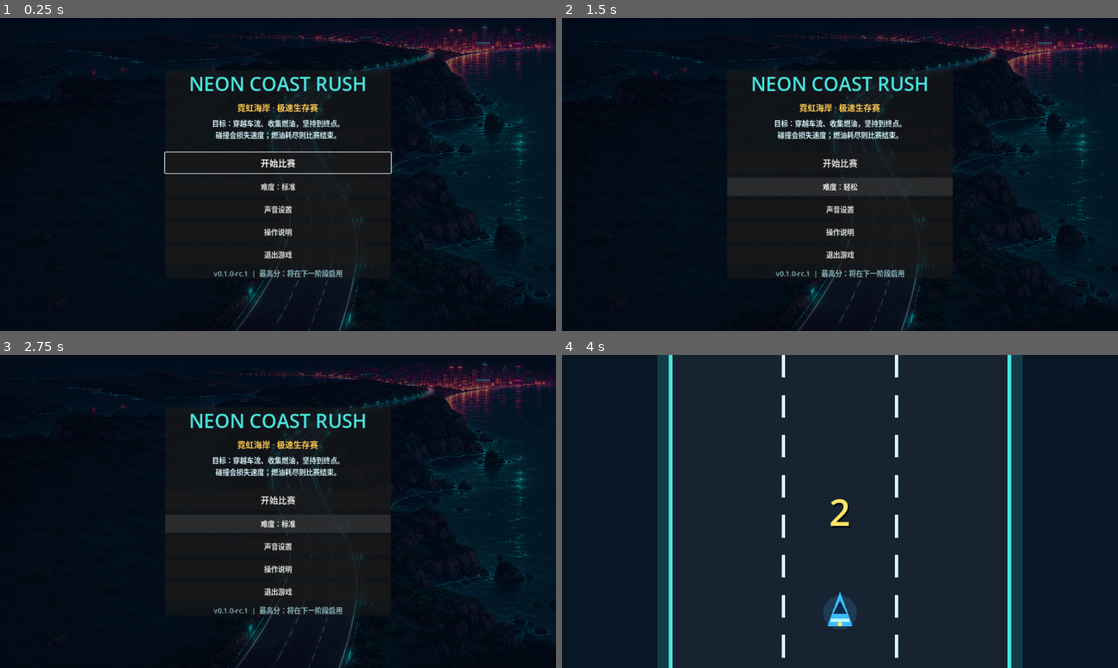
Above: before the commit, frames 1-4 (two rows, left to right).
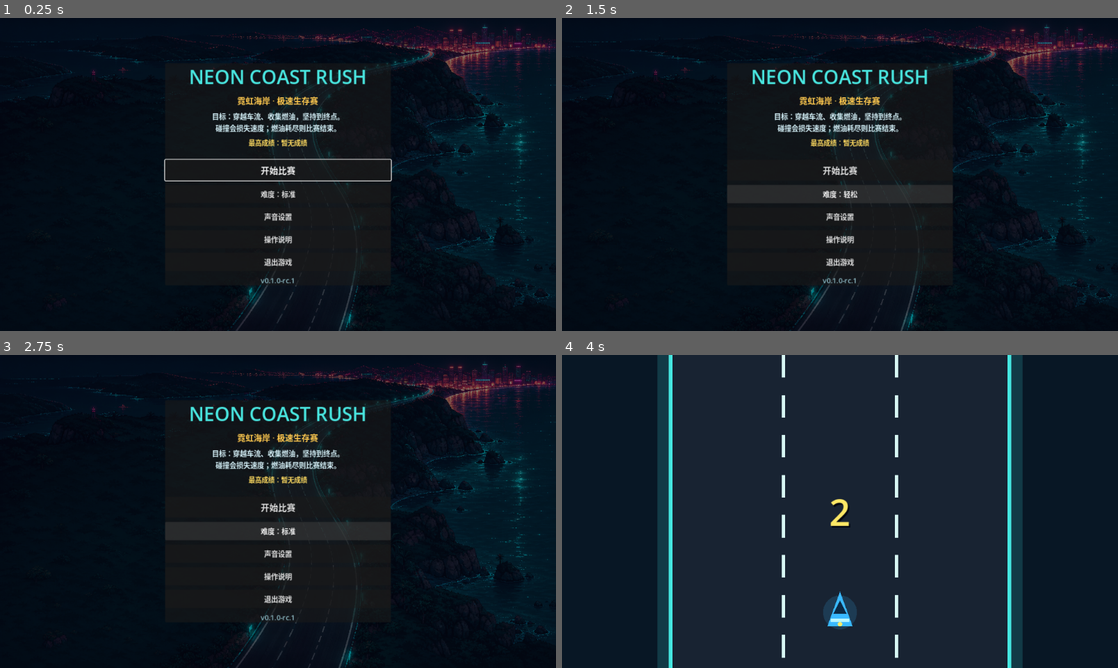
Above: after the commit, the same moments.

Repository: xiejiamincyq/car
Game: Godot game, scene res://scenes/main.tscn
The game is run twice, just before and just after one commit, with the same random seed, the same clock (stepped at 60 frames per second) and the same inputs.
Inputs:
- Up to frame 1 (0.25 s): no input
- Up to frame 2 (1.5 s): click "难度：标准" at 0.5 s; click "难度：困难" at 1.25 s
- Up to frame 3 (2.75 s): click "难度：轻松" at 2 s
- Up to frame 4 (4 s): click "开始比赛" at 2.75 s; tap Enter at 3.5 s; hold Right (steer_right) from 3.53 s (still down)

The runs differ from the first frame. In frame 1, 5.4% of the frame differs, in the area x 29-71%, y 14-86%; in frame 2, 5.4%; in frame 3, 5.4%; in frame 4, nothing differs.

Commit message:
feat: persist personal records and settings

Diff:
--- a/scenes/main.tscn
+++ b/scenes/main.tscn
@@ -160,6 +160,13 @@
 text = "目标：穿越车流、收集燃油，坚持到终点。\n碰撞会损失速度；燃油耗尽则比赛结束。"
 horizontal_alignment = 1
 
+[node name="BestScores" type="Label" parent="CanvasLayer/TitleScreen/Center/Card/Content"]
+layout_mode = 2
+theme_override_colors/font_color = Color(1, 0.86, 0.38, 1)
+theme_override_font_sizes/font_size = 15
+text = "最高成绩：暂无成绩"
+horizontal_alignment = 1
+
 [node name="Spacer" type="Control" parent="CanvasLayer/TitleScreen/Center/Card/Content"]
 custom_minimum_size = Vector2(0, 8)
 layout_mode = 2
@@ -193,7 +200,7 @@
 [node name="Version" type="Label" parent="CanvasLayer/TitleScreen/Center/Card/Content"]
 layout_mode = 2
 theme_override_colors/font_color = Color(0.55, 0.72, 0.76, 1)
-text = "v0.1.0-rc.1  |  最高分：将在下一阶段启用"
+text = "v0.1.0-rc.1"
 horizontal_alignment = 1
 
 [node name="SettingsScreen" type="Control" parent="CanvasLayer"]
@@ -411,6 +418,14 @@
 text = "本局结束"
 horizontal_alignment = 1
 
+[node name="NewRecord" type="Label" parent="CanvasLayer/ResultScreen/Center/Card/Content"]
+visible = false
+layout_mode = 2
+theme_override_colors/font_color = Color(1, 0.86, 0.25, 1)
+theme_override_font_sizes/font_size = 25
+text = "NEW RECORD"
+horizontal_alignment = 1
+
 [node name="Summary" type="Label" parent="CanvasLayer/ResultScreen/Center/Card/Content"]
 layout_mode = 2
 theme_override_colors/font_color = Color(0.83, 0.94, 0.97, 1)
@@ -418,6 +433,13 @@
 text = "统计"
 horizontal_alignment = 1
 
+[node name="BestScores" type="Label" parent="CanvasLayer/ResultScreen/Center/Card/Content"]
+layout_mode = 2
+theme_override_colors/font_color = Color(1, 0.86, 0.38, 1)
+theme_override_font_sizes/font_size = 15
+text = "最高成绩：暂无成绩"
+horizontal_alignment = 1
+
 [node name="ReplayButton" type="Button" parent="CanvasLayer/ResultScreen/Center/Card/Content"]
 custom_minimum_size = Vector2(0, 46)
 layout_mode = 2
--- a/scripts/main.gd
+++ b/scripts/main.gd
@@ -12,6 +12,8 @@
 const TrackGeometry = preload("res://scripts/track_geometry.gd")
 const RunSeedSequence = preload("res://scripts/run_seed_sequence.gd")
 const FuelSpawnDirector = preload("res://scripts/fuel_spawn_director.gd")
+const SaveStore = preload("res://scripts/save_store.gd")
+const Progression = preload("res://scripts/progression.gd")
 
 const ROAD_MARK_REPEAT_DISTANCE := 92.0
 
@@ -62,6 +64,14 @@
 var confirmation_screen: Control
 var destructive_action := ""
 var submenu_return := "title"
+var save_store: SaveStore
+var save_data: Dictionary
+var persistence_enabled := false
+var result_persisted := false
+var is_new_record := false
+var title_best_scores: Label
+var result_best_scores: Label
+var new_record_label: Label
 
 func _ready() -> void:
 	_ensure_input_actions()
@@ -104,8 +114,11 @@
 	result_heading = $CanvasLayer/ResultScreen/Center/Card/Content/Heading
 	result_summary = $CanvasLayer/ResultScreen/Center/Card/Content/Summary
 	confirmation_screen = $CanvasLayer/ConfirmationScreen
+	title_best_scores = $CanvasLayer/TitleScreen/Center/Card/Content/BestScores
+	result_best_scores = $CanvasLayer/ResultScreen/Center/Card/Content/BestScores
+	new_record_label = $CanvasLayer/ResultScreen/Center/Card/Content/NewRecord
 	_bind_ui_actions()
-	_update_hud()
+	_configure_persistence(SaveStore.new(), get_tree().current_scene == self)
 	start_button.grab_focus()
 	queue_redraw()
 
@@ -123,10 +136,15 @@
 			_resume_run()
 	if Input.is_action_just_pressed("toggle_mute"):
 		_toggle_audio_mute()
+	var volume_changed := false
 	if Input.is_action_just_pressed("volume_down"):
 		audio_volume = maxf(0.0, audio_volume - 0.1)
+		volume_changed = true
 	if Input.is_action_just_pressed("volume_up"):
 		audio_volume = minf(1.0, audio_volume + 0.1)
+		volume_changed = true
+	if volume_changed:
+		_save_preferences()
 	if run.phase == RunState.Phase.COUNTDOWN:
 		run.tick(delta, 0.0, GameConfig.MAX_SPEED)
 		_update_hud()
@@ -262,6 +280,7 @@
 	if audio_muted:
 		_stop_run_audio()
 	_update_settings_labels()
+	_save_preferences()
 
 func _make_audio_player(stream: AudioStream, base_volume_db: float) -> AudioStreamPlayer:
 	var player := AudioStreamPlayer.new()
@@ -328,6 +347,8 @@
 	run.reset()
 	fuel_pickups.clear()
 	fuel_spawn_director.reset(_fuel_seed_for_run(current_run_seed))
+	result_persisted = false
+	is_new_record = false
 
 func _restart_run() -> void:
 	_reset_run()
@@ -435,6 +456,33 @@
 func _cycle_difficulty() -> void:
 	difficulty_index = (difficulty_index + 1) % DIFFICULTY_NAMES.size()
 	difficulty_button.text = "难度：%s" % DIFFICULTY_NAMES[difficulty_index]
+	_save_preferences()
+
+func _configure_persistence(store: SaveStore, enabled: bool) -> void:
+	save_store = store
+	persistence_enabled = enabled
+	save_data = save_store.load_data() if enabled else SaveStore.default_data()
+	_apply_saved_preferences()
+	_update_scoreboards()
+	_update_hud()
+
+func _apply_saved_preferences() -> void:
+	audio_volume = float(save_data.settings.audio_volume)
+	audio_muted = bool(save_data.settings.audio_muted)
+	difficulty_index = int(save_data.settings.difficulty)
+	difficulty_button.text = "难度：%s" % DIFFICULTY_NAMES[difficulty_index]
+	if audio_muted:
+		_stop_run_audio()
+
+func _save_preferences() -> void:
+	if save_data.is_empty():
+		return
+	save_data.settings.audio_volume = audio_volume
+	save_data.settings.audio_muted = audio_muted
+	save_data.settings.difficulty = difficulty_index
+	if persistence_enabled:
+		save_store.save_data(save_data)
+	_update_settings_labels()
 
 func _update_settings_labels() -> void:
 	if settings_volume_label == null:
@@ -482,6 +530,7 @@
 	pause_screen.visible = run.phase == RunState.Phase.PAUSED and not confirmation_screen.visible and not settings_screen.visible
 	result_screen.visible = run.phase == RunState.Phase.GAME_OVER or run.phase == RunState.Phase.RUN_CLEAR
 	if result_screen.visible:
+		_persist_result_once()
 		_update_result_labels()
 		if not result_was_visible:
 			$CanvasLayer/ResultScreen/Center/Card/Content/ReplayButton.grab_focus()
@@ -494,9 +543,45 @@
 	overlay_label.visible = false
 	_update_settings_labels()
 
+func _persist_result_once() -> void:
+	if result_persisted:
+		return
+	result_persisted = true
+	var outcome := Progression.record_run(save_data, {
+		"score": run.score,
+		"difficulty": difficulty_index,
+		"distance": run.distance,
+		"survival": run.elapsed_seconds,
+		"overtakes": run.overtakes,
+		"near_misses": run.near_misses,
+		"stage": run.difficulty_stage + 1,
+	}, Time.get_date_string_from_system())
+	save_data = outcome.data
+	is_new_record = outcome.new_record
+	if persistence_enabled:
+		save_store.save_data(save_data)
+	_update_scoreboards()
+
+func _update_scoreboards() -> void:
+	if save_data.is_empty():
+		return
+	var text := _format_top_scores(save_data.top_scores)
+	title_best_scores.text = text
+	result_best_scores.text = text
+
+func _format_top_scores(scores: Array) -> String:
+	if scores.is_empty():
+		return "最高成绩：暂无成绩"
+	var lines: Array[String] = ["最高成绩"]
+	for index in range(scores.size()):
+		var item: Dictionary = scores[index]
+		lines.append("%d. %06d  %s  %05dm" % [index + 1, item.score, DIFFICULTY_NAMES[item.difficulty], roundi(item.distance)])
+	return "\n".join(lines)
+
 func _update_result_labels() -> void:
 	var cleared := run.phase == RunState.Phase.RUN_CLEAR
 	result_heading.text = "赛程完成" if cleared else "比赛结束"
+	new_record_label.visible = is_new_record
 	var reason := "抵达终点" if cleared else "燃油耗尽"
 	result_summary.text = "%s\n\n得分  %06d\n距离  %05dm\n超车  %d    近失  %d\n到达赛段  %d\n局种子  %d" % [reason, run.score, roundi(run.distance), run.overtakes, run.near_misses, run.difficulty_stage + 1, current_run_seed]
 
--- a/tests/failing_save_store.gd
+++ b/tests/failing_save_store.gd
@@ -1,4 +1,6 @@
 extends "res://scripts/save_store.gd"
 
-func _promote_temp_file(_temporary_path: String, _target_path: String) -> Error:
+func _promote_temp_file(_temporary_path: String, target_path: String) -> Error:
+	if FileAccess.file_exists(target_path):
+		DirAccess.remove_absolute(ProjectSettings.globalize_path(target_path))
 	return ERR_CANT_CREATE
--- /dev/null
+++ b/tests/test_main_persistence_mode.gd
@@ -0,0 +1,17 @@
+extends SceneTree
+
+func _init() -> void:
+	call_deferred("_run")
+
+func _run() -> void:
+	change_scene_to_file("res://scenes/main.tscn")
+	await process_frame
+	var main = current_scene
+	assert(main != null and main.persistence_enabled, "The real main-scene lifecycle must enable player persistence")
+	main._stop_run_audio()
+	for player in [main.collision_audio, main.engine_audio, main.acceleration_audio, main.pickup_audio, main.warning_audio]:
+		player.stream = null
+	main.queue_free()
+	await process_frame
+	await process_frame
+	quit()
--- a/tests/test_menu_flow.gd
+++ b/tests/test_menu_flow.gd
@@ -13,6 +13,8 @@
 	var title_screen: Control = main.get_node("CanvasLayer/TitleScreen")
 	var start_button: Button = main.get_node("CanvasLayer/TitleScreen/Center/Card/Content/StartButton")
 	assert(title_screen.visible and start_button.has_focus(), "The game must open on a keyboard-focused title screen")
+	var title_card: Control = main.get_node("CanvasLayer/TitleScreen/Center/Card")
+	assert(title_screen.get_global_rect().encloses(title_card.get_global_rect()), "The full title card must fit inside the 720p viewport")
 	assert(main.get_node("CanvasLayer/TitleScreen/Center/Card/Content/Goal").text.contains("燃油"), "The title must explain the run objective")
 
 	main._show_settings()
--- /dev/null
+++ b/tests/test_persistence_integration.gd
@@ -0,0 +1,63 @@
+extends SceneTree
+
+const MainScene = preload("res://scenes/main.tscn")
+const SaveStore = preload("res://scripts/save_store.gd")
+
+var test_path := "user://test_progression_integration.cfg"
+
+func _init() -> void:
+	call_deferred("_run")
+
+func _run() -> void:
+	_cleanup()
+	var first = MainScene.instantiate()
+	root.add_child(first)
+	first._configure_persistence(SaveStore.new(test_path), true)
+	assert(first.get_node("CanvasLayer/TitleScreen/Center/Card/Content/BestScores").text.contains("暂无成绩"), "A fresh profile must explain that no scores exist")
+
+	first.audio_volume = 0.4
+	first.audio_muted = true
+	first.difficulty_index = 2
+	first._save_preferences()
+	first._start_new_run()
+	first.run.tick(3.0, 0.0, first.GameConfig.MAX_SPEED)
+	first.run.score = 1500
+	first.run.distance = 845.0
+	first.run.elapsed_seconds = 42.0
+	first.run.overtakes = 4
+	first.run.near_misses = 2
+	first.run.difficulty_stage = 2
+	first.run.end()
+	first._update_hud()
+	assert(first.get_node("CanvasLayer/ResultScreen/Center/Card/Content/NewRecord").visible, "A first-place result must show NEW RECORD")
+	var result_screen: Control = first.get_node("CanvasLayer/ResultScreen")
+	var result_card: Control = first.get_node("CanvasLayer/ResultScreen/Center/Card")
+	assert(result_screen.get_global_rect().encloses(result_card.get_global_rect()), "The leaderboard result card must fit inside the 720p viewport")
+	var stored := SaveStore.new(test_path).load_data()
+	assert(stored.top_scores[0].score == 1500 and stored.career.runs == 1, "Settlement must persist leaderboard and career data")
+	await _free_main(first)
+
+	var reopened = MainScene.instantiate()
+	root.add_child(reopened)
+	reopened._configure_persistence(SaveStore.new(test_path), true)
+	assert(reopened.audio_muted and is_equal_approx(reopened.audio_volume, 0.4) and reopened.difficulty_index == 2, "Audio and difficulty settings must survive a process-equivalent reload")
+	var best_scores: Label = reopened.get_node("CanvasLayer/TitleScreen/Center/Card/Content/BestScores")
+	assert(best_scores.text.contains("001500") and best_scores.text.contains("困难"), "The title must show persisted score and difficulty")
+	assert(reopened.save_data.career.total_distance == 845.0 and reopened.save_data.career.overtakes == 4, "Career totals must reload unchanged")
+	await _free_main(reopened)
+	_cleanup()
+	quit()
+
+func _free_main(main: Node) -> void:
+	main._stop_run_audio()
+	for player in [main.collision_audio, main.engine_audio, main.acceleration_audio, main.pickup_audio, main.warning_audio]:
+		player.stream = null
+	main.queue_free()
+	await process_frame
+	await process_frame
+
+func _cleanup() -> void:
+	for suffix in ["", ".tmp", ".bak"]:
+		var path: String = test_path + suffix
+		if FileAccess.file_exists(path):
+			DirAccess.remove_absolute(ProjectSettings.globalize_path(path))
Not shown, changed: CHANGELOG.md
Not shown, changed: tasks/plan-foundation.md
